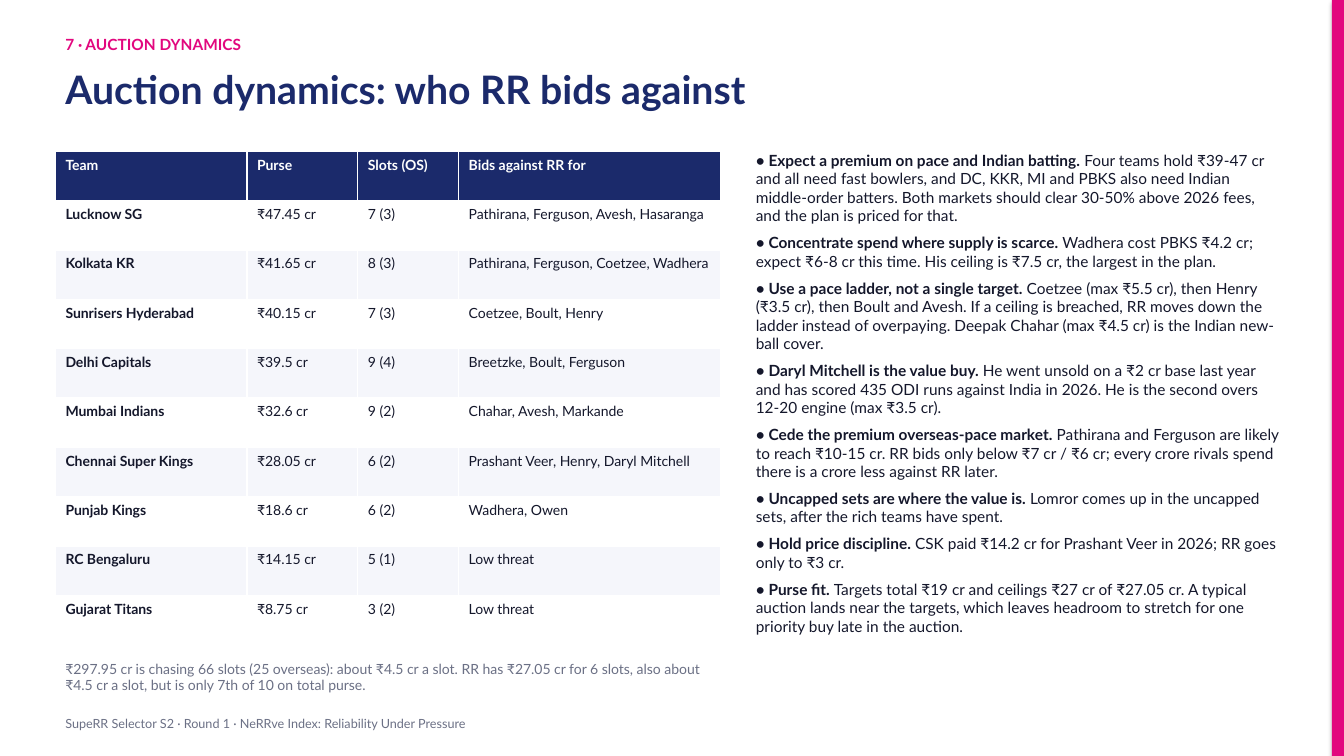
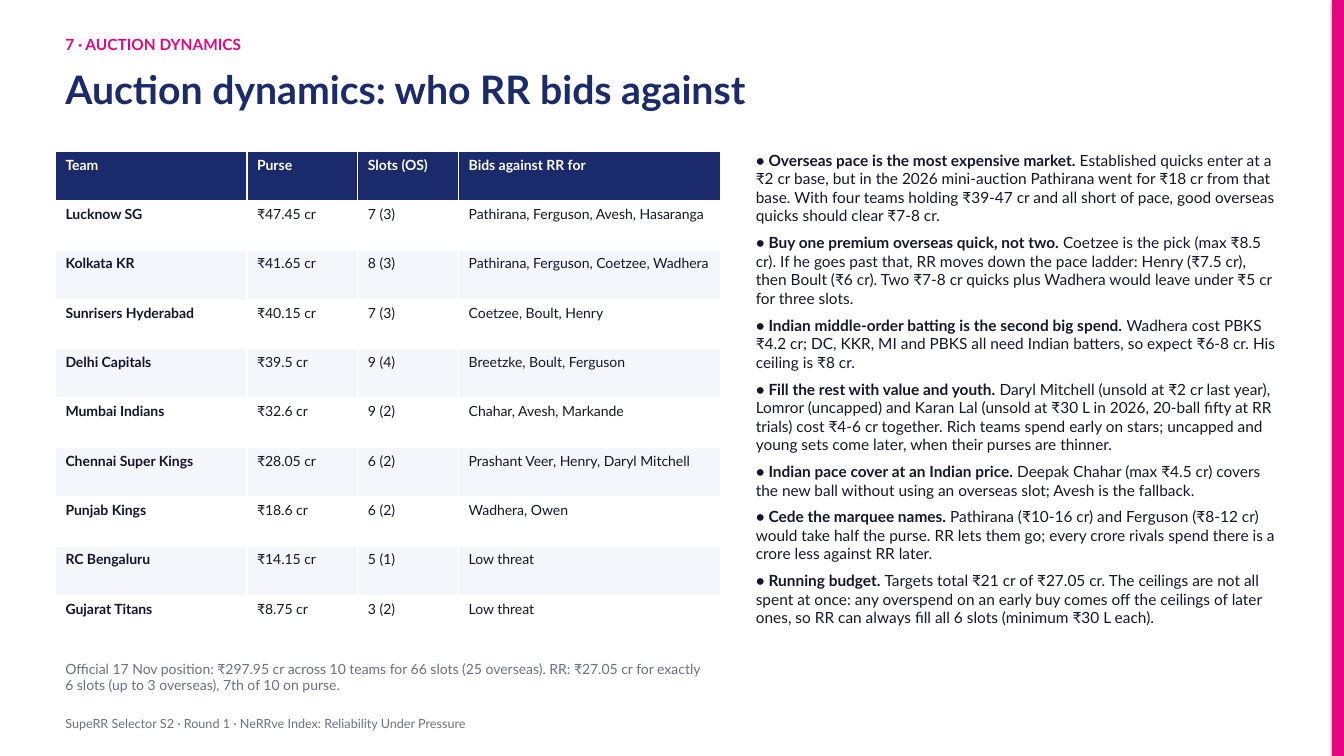
Before and after one commit to KoduruChandrasekhar/RRAuction-, a slide deck: slide 13 of submission/NeRRve_Deck.pptx. Drawn at 1344x756 pixels with LibreOffice and Linux fonts; fonts in the diff are those of the drawing. Boxes give left, top, right and bottom in pixels: in the first picture for what was removed or moved away, otherwise in the second. Text is boxed around its words. In the diff, an @@ line names an element or a change of style, - is before the commit and + after.

```diff
--- a/submission/NeRRve_Deck.pptx
+++ b/submission/NeRRve_Deck.pptx
@@ text at (756,154,1275,626): text changed @@
-• Expect a premium on pace and Indian batting. Four teams hold ₹39-47 cr and all need fast bowlers, and DC, KKR, MI and PBKS also need Indian middle-order batters. Both markets should clear 30-50% above 2026 fees, and the plan is priced for that.
-• Concentrate spend where supply is scarce. Wadhera cost PBKS ₹4.2 cr; expect ₹6-8 cr this time. His ceiling is ₹7.5 cr, the largest in the plan.
-• Use a pace ladder, not a single target. Coetzee (max ₹5.5 cr), then Henry (₹3.5 cr), then Boult and Avesh. If a ceiling is breached, RR moves down the ladder instead of overpaying. Deepak Chahar (max ₹4.5 cr) is the Indian new-ball cover.
-• Daryl Mitchell is the value buy. He went unsold on a ₹2 cr base last year and has scored 435 ODI runs against India in 2026. He is the second overs 12-20 engine (max ₹3.5 cr).
-• Cede the premium overseas-pace market. Pathirana and Ferguson are likely to reach ₹10-15 cr. RR bids only below ₹7 cr / ₹6 cr; every crore rivals spend there is a crore less against RR later.
-• Uncapped sets are where the value is. Lomror comes up in the uncapped sets, after the rich teams have spent.
-• Hold price discipline. CSK paid ₹14.2 cr for Prashant Veer in 2026; RR goes only to ₹3 cr.
-• Purse fit. Targets total ₹19 cr and ceilings ₹27 cr of ₹27.05 cr. A typical auction lands near the targets, which leaves headroom to stretch for one priority buy late in the auction.
+• Overseas pace is the most expensive market. Established quicks enter at a ₹2 cr base, but in the 2026 mini-auction Pathirana went for ₹18 cr from that base. With four teams holding ₹39-47 cr and all short of pace, good overseas quicks should clear ₹7-8 cr.
+• Buy one premium overseas quick, not two. Coetzee is the pick (max ₹8.5 cr). If he goes past that, RR moves down the pace ladder: Henry (₹7.5 cr), then Boult (₹6 cr). Two ₹7-8 cr quicks plus Wadhera would leave under ₹5 cr for three slots.
+• Indian middle-order batting is the second big spend. Wadhera cost PBKS ₹4.2 cr; DC, KKR, MI and PBKS all need Indian batters, so expect ₹6-8 cr. His ceiling is ₹8 cr.
+• Fill the rest with value and youth. Daryl Mitchell (unsold at ₹2 cr last year), Lomror (uncapped) and Karan Lal (unsold at ₹30 L in 2026, 20-ball fifty at RR trials) cost ₹4-6 cr together. Rich teams spend early on stars; uncapped and young sets come later, when their purses are thinner.
+• Indian pace cover at an Indian price. Deepak Chahar (max ₹4.5 cr) covers the new ball without using an overseas slot; Avesh is the fallback.
+• Cede the marquee names. Pathirana (₹10-16 cr) and Ferguson (₹8-12 cr) would take half the purse. RR lets them go; every crore rivals spend there is a crore less against RR later.
+• Running budget. Targets total ₹21 cr of ₹27.05 cr. The ceilings are not all spent at once: any overspend on an early buy comes off the ceilings of later ones, so RR can always fill all 6 slots (minimum ₹30 L each).
@@ text at (65,663,700,693): text changed @@
-₹297.95 cr is chasing 66 slots (25 overseas): about ₹4.5 cr a slot. RR has ₹27.05 cr for 6 slots, also about ₹4.5 cr a slot, but is only 7th of 10 on total purse.
+Official 17 Nov position: ₹297.95 cr across 10 teams for 66 slots (25 overseas). RR: ₹27.05 cr for exactly 6 slots (up to 3 overseas), 7th of 10 on purse.
```
Also in this commit, not shown: 4 other slides changed, 6 other files.
